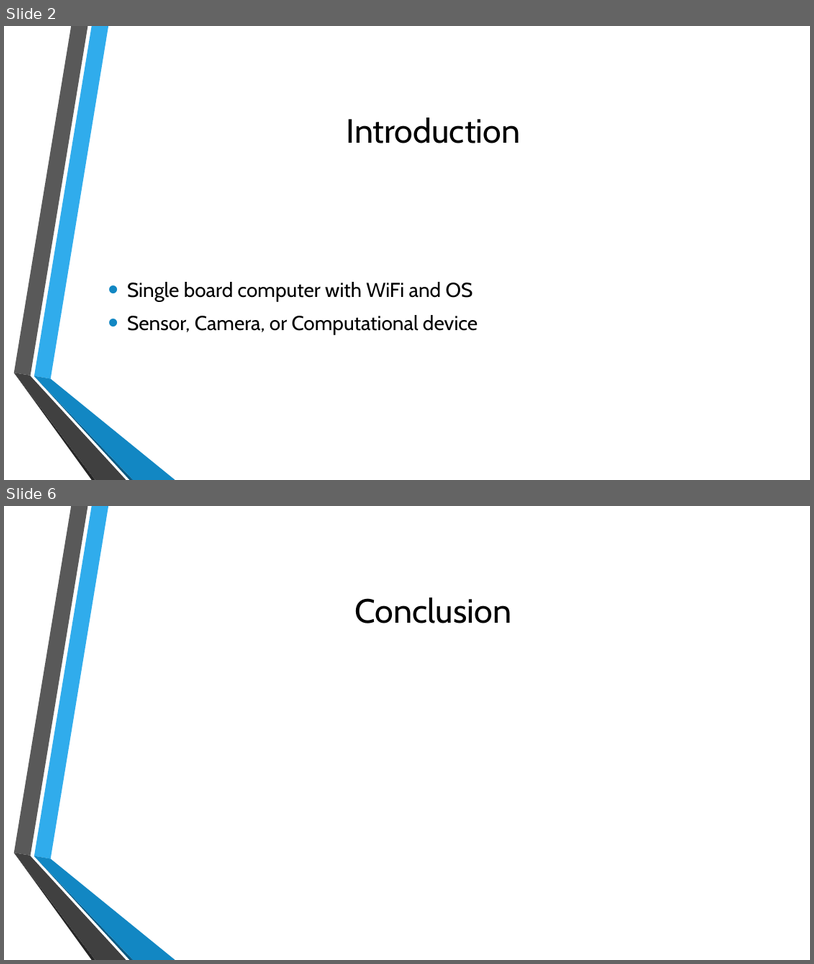
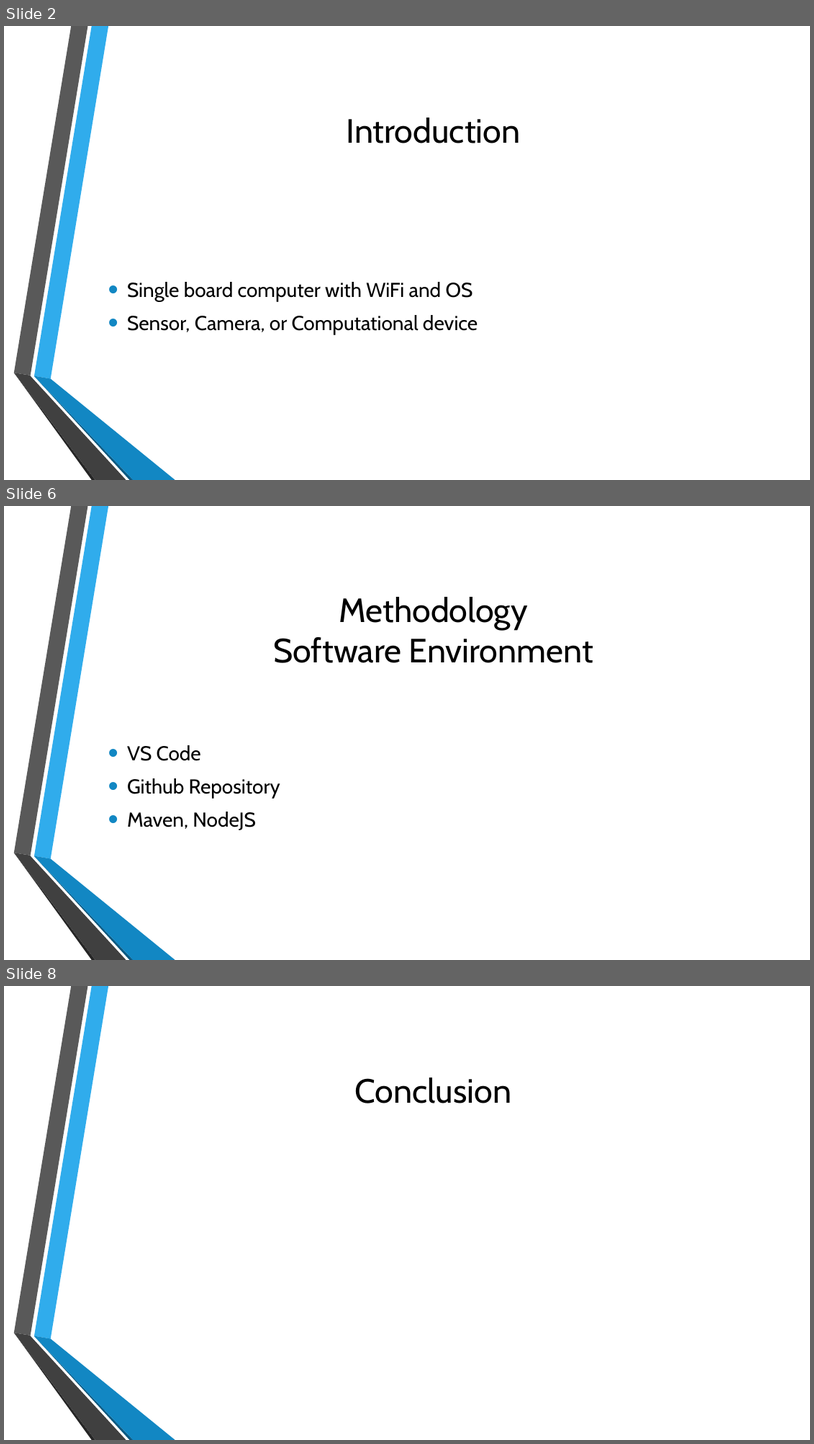
Before and after one commit to CS-370-801-Fall24-Term-Project/Fall2024TermProject, a slide deck: Reports/Team 8B - CS 370 Fall 2024 Term Project.pptx. Shown one above the other, each under a label of ours: slides 2 and 6 before the commit, slides 2, 6 and 8 after it; the slides between them are not shown. The pictures are 814x964 and 814x1444 pixels, drawn with LibreOffice and Linux fonts; fonts in the diff are those of the drawing; grey boxes stand for pictures; background and template pictures are left out. Boxes give left, top, right and bottom in pixels: in the first picture for what was removed or moved away, otherwise in the second. Text is boxed around its words. In the diff, an @@ line names an element or a change of style, - is before the commit and + after.

```diff
--- a/Reports/Team 8B - CS 370 Fall 2024 Term Project.pptx
+++ b/Reports/Team 8B - CS 370 Fall 2024 Term Project.pptx
@@ slide 6 added at box(4, 506, 810, 960), background picture (left out); not listed: 6 template elements that a slide beside it also shows @@
@@ title added at box(273, 597, 594, 663), 40 pt, text #000000 @@
+Methodology
+Software Environment
@@ text added at box(127, 745, 280, 830), 24 pt, text #000000 @@
+• VS Code
+• Github Repository
+• Maven, NodeJS
@@ what was slide 6 is now slide 8 @@
```
Also in this commit, not shown: 3 slides changed, 2 other slides added, 1 slide removed.
